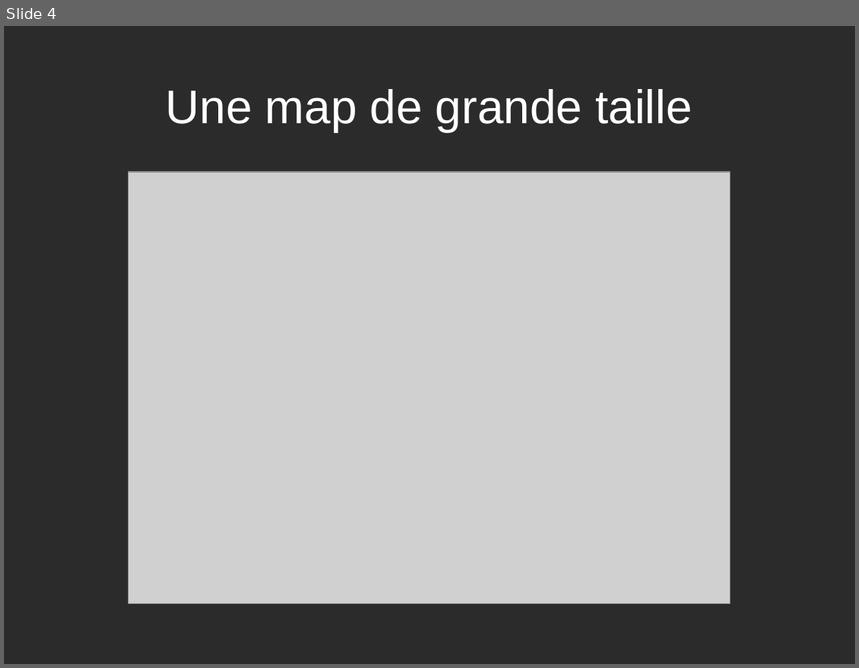
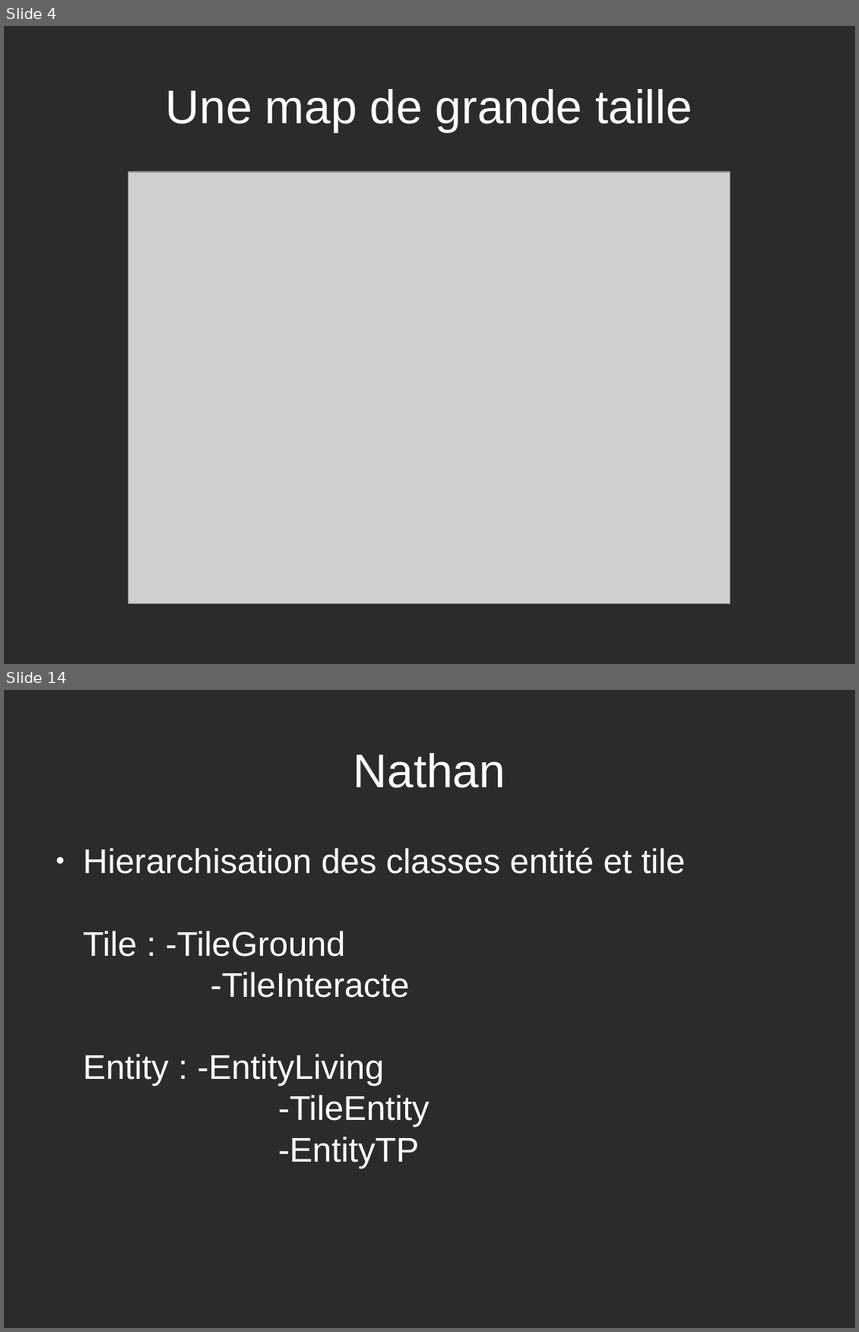
Before and after one commit to CodeurEnArbre/DoomZelda, a slide deck: Dossier/Diapo proj.odp. Shown one above the other, each under a label of ours: slide 4 before the commit, slides 4 and 14 after it; the slides between them are not shown. The pictures are 859x668 and 859x1332 pixels, drawn with LibreOffice and Linux fonts; fonts in the diff are those of the drawing; grey boxes stand for pictures; background and template pictures are left out; a plain dark background stands for a picture behind light text. Boxes give left, top, right and bottom in pixels: in the first picture for what was removed or moved away, otherwise in the second. Text is boxed around its words. In the diff, an @@ line names an element or a change of style, - is before the commit and + after.

```diff
--- a/Dossier/Diapo proj.odp
+++ b/Dossier/Diapo proj.odp
@@ slide 14 added at <box>4,690,855,1328</box>, background picture (left out) @@
@@ title added at <box>354,753,506,788</box>, 44 pt, text #FFFFFF @@
+Nathan
@@ text added at <box>83,847,686,1168</box>, 32 pt, text #FFFFFF @@
+● Hierarchisation des classes entité et tile
+  Tile : -TileGround
+  -TileInteracte
+  Entity : -EntityLiving
+  -TileEntity
+  -EntityTP
```
Also in this commit, not shown: 8 slides changed, 6 other slides added, 1 other file.
